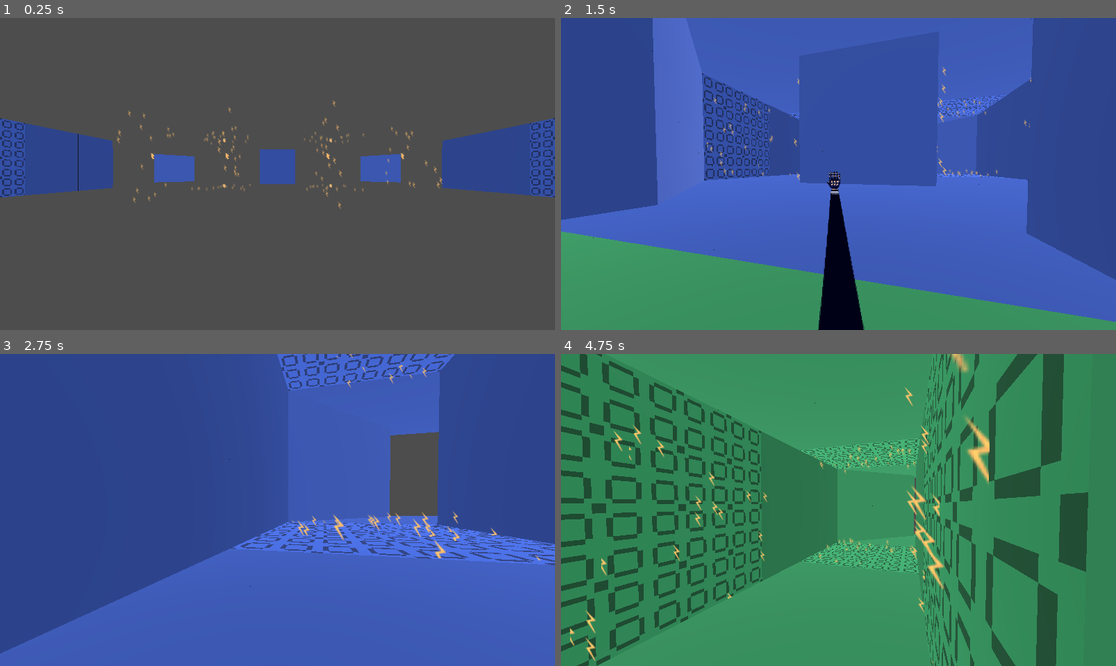
Above: before the commit, frames 1-4 (two rows, left to right).
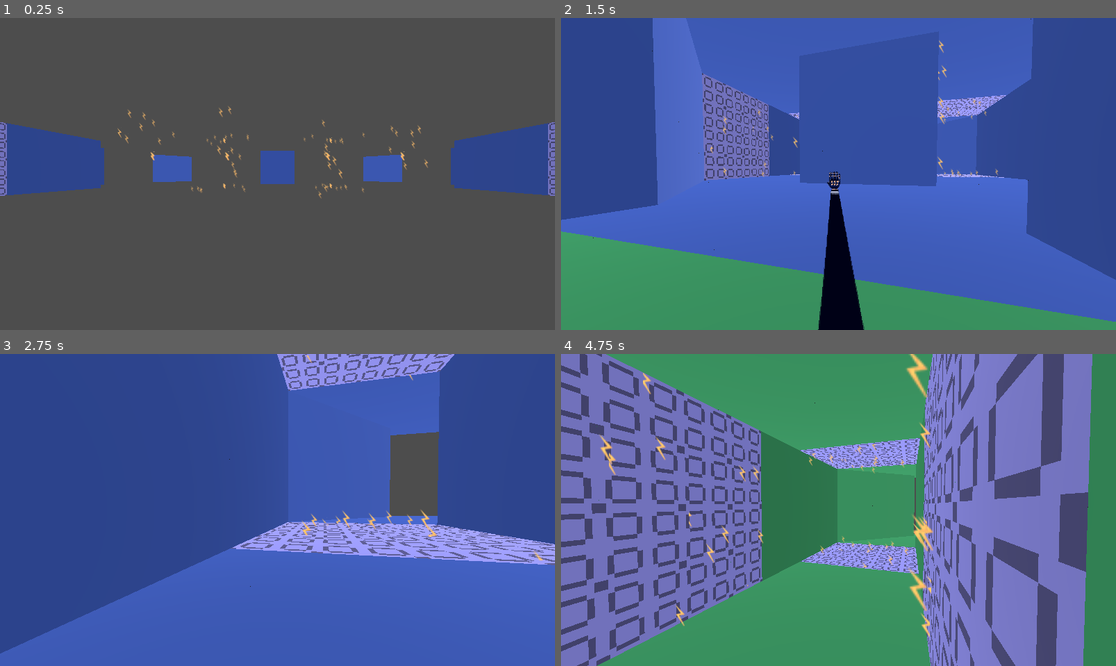
Above: after the commit, the same moments.

Repository: maeve-0/ScoreSpaceJam_08_24
Game: Godot game, scene res://assets/scenes/main_scene.tscn
Same seed, same stepped clock (60 frames per second), same inputs: the game is played once before the commit and once after it.
Inputs (mouse positions are in pixels of both pictures, inside the frame that each line leads up to):
- Up to frame 1 (0.25 s): no input
- Up to frame 2 (1.5 s): tap Enter (ui_accept) at 0.5, 0.77 s; move the mouse to (960, 158) at 0.52 s; hold D (right) 0.53-1.28 s; right-click (960, 158) at 0.6 s; click (960, 158) at 0.67 s; move the mouse to (810, 174) at 1.27 s; hold W (forward) from 1.28 s (still down); right-click (810, 174) at 1.35 s
- Up to frame 3 (2.75 s): keep holding W (forward); tap Enter (ui_accept) at 1.52 s; move the mouse to (288, 503) at 2.02 s; right-click (288, 503) at 2.1 s
- Up to frame 4 (4.75 s): keep holding W (forward); move the mouse to (832, 516) at 2.77 s; right-click (832, 516) at 2.85 s; tap Enter (ui_accept) at 3.02, 3.77, 4.52 s; move the mouse to (877, 513) at 3.52 s; right-click (877, 513) at 3.6 s; move the mouse to (794, 506) at 4.27 s; right-click (794, 506) at 4.35 s

The runs differ from the first frame. In frame 1, 3.8% of the frame differs, in the area x 0-100%, y 26-62%; in frame 2, 4.2%; in frame 3, 7.9%; in frame 4, 61%, in the area x 0-96%, y 0-100%.

Commit message:
Add world frying effect

Diff:
--- /dev/null
+++ b/assets/materials/start_segment.tres
@@ -0,0 +1,78 @@
+[gd_resource type="ShaderMaterial" load_steps=3 format=3 uid="uid://cnpxysamd43ef"]
+
+[ext_resource type="Texture2D" uid="uid://cx6cbqk4xxsda" path="res://assets/textures/test_tileset.png" id="1_i2pod"]
+
+[sub_resource type="Shader" id="Shader_31xee"]
+code = "// NOTE: Shader automatically converted from Godot Engine 4.3.stable's StandardMaterial3D.
+
+shader_type spatial;
+render_mode blend_mix, depth_draw_opaque, cull_back, diffuse_burley, specular_schlick_ggx;
+
+uniform vec4 albedo : source_color;
+uniform sampler2D texture_albedo : source_color, filter_nearest, repeat_enable;
+uniform float grow : hint_range(-16.0, 16.0, 0.001);
+uniform float point_size : hint_range(0.1, 128.0, 0.1);
+
+uniform float roughness : hint_range(0.0, 1.0);
+uniform sampler2D texture_metallic : hint_default_white, filter_nearest, repeat_enable;
+uniform vec4 metallic_texture_channel;
+uniform sampler2D texture_roughness : hint_roughness_r, filter_nearest, repeat_enable;
+
+uniform float specular : hint_range(0.0, 1.0, 0.01);
+uniform float metallic : hint_range(0.0, 1.0, 0.01);
+
+uniform vec3 uv1_scale;
+uniform vec3 uv1_offset;
+uniform vec3 uv2_scale;
+uniform vec3 uv2_offset;
+
+uniform float player_z;
+
+void vertex() {
+	UV = UV * uv1_scale.xy + uv1_offset.xy;
+
+	// Grow: Enabled
+	VERTEX += NORMAL * grow;
+	if (player_z < VERTEX.z - 5.0) {
+		float vertex_added = VERTEX.x + VERTEX.y + VERTEX.z;
+		VERTEX += normalize(vec3(sin(TIME * 30.0 + vertex_added), cos(TIME * 11.0 + vertex_added), tan(TIME * 50.0 + vertex_added))) * 0.2;
+	}
+}
+
+void fragment() {
+	vec2 base_uv = UV;
+
+	vec4 albedo_tex = texture(texture_albedo, base_uv);
+	if (UV.x > 0.25) {
+		ALBEDO = vec3(0.6, 0.6, 1.0) * albedo_tex.rgb;
+	}
+	else {
+		ALBEDO = albedo.rgb * albedo_tex.rgb;
+	}
+
+	float metallic_tex = dot(texture(texture_metallic, base_uv), metallic_texture_channel);
+	METALLIC = metallic_tex * metallic;
+	SPECULAR = specular;
+
+	vec4 roughness_texture_channel = vec4(1.0, 0.0, 0.0, 0.0);
+	float roughness_tex = dot(texture(texture_roughness, base_uv), roughness_texture_channel);
+	ROUGHNESS = roughness_tex * roughness;
+}
+"
+
+[resource]
+render_priority = 0
+shader = SubResource("Shader_31xee")
+shader_parameter/albedo = Color(1, 1, 1, 1)
+shader_parameter/grow = 0.0
+shader_parameter/point_size = 1.0
+shader_parameter/roughness = 1.0
+shader_parameter/metallic_texture_channel = null
+shader_parameter/specular = 0.5
+shader_parameter/metallic = 0.0
+shader_parameter/uv1_scale = Vector3(1, 1, 1)
+shader_parameter/uv1_offset = Vector3(0, 0, 0)
+shader_parameter/uv2_scale = Vector3(1, 1, 1)
+shader_parameter/uv2_offset = Vector3(0, 0, 0)
+shader_parameter/player_z = null
+shader_parameter/texture_albedo = ExtResource("1_i2pod")
--- a/assets/scenes/grabbable.tscn
+++ b/assets/scenes/grabbable.tscn
@@ -15,7 +15,7 @@
 
 [sub_resource type="QuadMesh" id="QuadMesh_ydrnc"]
 material = SubResource("StandardMaterial3D_aponm")
-size = Vector2(0.3, 0.3)
+size = Vector2(0.4, 0.4)
 
 [node name="grabbable" type="Area3D"]
 script = ExtResource("1_u1efb")
--- a/assets/scenes/segments/segment_1.tscn
+++ b/assets/scenes/segments/segment_1.tscn
@@ -1,14 +1,9 @@
-[gd_scene load_steps=7 format=3 uid="uid://dbyb1mj8m4vnq"]
+[gd_scene load_steps=6 format=3 uid="uid://dbyb1mj8m4vnq"]
 
 [ext_resource type="ArrayMesh" uid="uid://b1knnhnc8folm" path="res://assets/meshes/segments/segment1.obj" id="1_ct1je"]
 [ext_resource type="Script" path="res://assets/scripts/segment.gd" id="1_ewn5i"]
-[ext_resource type="Texture2D" uid="uid://cx6cbqk4xxsda" path="res://assets/textures/test_tileset.png" id="2_co6ji"]
+[ext_resource type="Material" uid="uid://cnpxysamd43ef" path="res://assets/materials/start_segment.tres" id="3_7i06c"]
 [ext_resource type="PackedScene" uid="uid://dqn3myqa5vobc" path="res://assets/scenes/grabbable.tscn" id="3_30uyn"]
-
-[sub_resource type="StandardMaterial3D" id="StandardMaterial3D_6cyti"]
-albedo_texture = ExtResource("2_co6ji")
-texture_filter = 0
-grow = true
 
 [sub_resource type="ConcavePolygonShape3D" id="ConcavePolygonShape3D_wq0jj"]
 data = PackedVector3Array(1, 0, -1.0001, 0, 0, 0, 0, 0, -1.0001, 1, 0, 0, 0, 0, 0, 1, 0, -1.0001, 1.9999, 0, -1.0001, 1 …(50360 unchanged characters)…
@@ -18,7 +13,7 @@
 
 [node name="mesh_instance" type="MeshInstance3D" parent="."]
 mesh = ExtResource("1_ct1je")
-surface_material_override/0 = SubResource("StandardMaterial3D_6cyti")
+surface_material_override/0 = ExtResource("3_7i06c")
 
 [node name="collision_shape" type="CollisionShape3D" parent="."]
 shape = SubResource("ConcavePolygonShape3D_wq0jj")
--- a/assets/scenes/segments/start_segment.tscn
+++ b/assets/scenes/segments/start_segment.tscn
@@ -1,14 +1,9 @@
-[gd_scene load_steps=7 format=3 uid="uid://sgoqupvnmjat"]
+[gd_scene load_steps=6 format=3 uid="uid://sgoqupvnmjat"]
 
 [ext_resource type="Script" path="res://assets/scripts/segment.gd" id="1_3o8wd"]
 [ext_resource type="ArrayMesh" uid="uid://lrka8jonuvin" path="res://assets/meshes/segments/start_segment.obj" id="1_vr06o"]
-[ext_resource type="Texture2D" uid="uid://cx6cbqk4xxsda" path="res://assets/textures/test_tileset.png" id="2_kc051"]
+[ext_resource type="Material" uid="uid://cnpxysamd43ef" path="res://assets/materials/start_segment.tres" id="3_1t3cd"]
 [ext_resource type="PackedScene" uid="uid://dqn3myqa5vobc" path="res://assets/scenes/grabbable.tscn" id="3_krg5y"]
-
-[sub_resource type="StandardMaterial3D" id="StandardMaterial3D_a3pqi"]
-albedo_texture = ExtResource("2_kc051")
-texture_filter = 0
-grow = true
 
 [sub_resource type="ConcavePolygonShape3D" id="ConcavePolygonShape3D_rj5fn"]
 data = PackedVector3Array(0, 2, -3, 0, 1, -2, 0, 2, -2, 0, 1, -3, 0, 1, -2, 0, 2, -3, 3, 4, -1, 2, 4, -2, 2, 4, -1, 3,  …(4562 unchanged characters)…
@@ -18,7 +13,7 @@
 
 [node name="mesh_instance" type="MeshInstance3D" parent="."]
 mesh = ExtResource("1_vr06o")
-surface_material_override/0 = SubResource("StandardMaterial3D_a3pqi")
+surface_material_override/0 = ExtResource("3_1t3cd")
 
 [node name="collision_shape" type="CollisionShape3D" parent="."]
 shape = SubResource("ConcavePolygonShape3D_rj5fn")
--- a/assets/scripts/grabable.gd
+++ b/assets/scripts/grabable.gd
@@ -16,4 +16,4 @@
 	collision_shape.shape = collision_shape.shape.duplicate()
 	(collision_shape.shape as BoxShape3D).size = Vector3(size.x, 0.2, size.y)
 	particle_emitter.emission_box_extents = Vector3(size.x, 0.0, size.y) / 2.0
-	particle_emitter.amount = size.x * size.y * 2
+	particle_emitter.amount = size.x * size.y
--- a/assets/scripts/level_generator.gd
+++ b/assets/scripts/level_generator.gd
@@ -26,6 +26,7 @@
 	var next_instance = segments[randi() % len(segments)].instantiate()
 	get_node('..').add_child(next_instance)
 	next_instance.global_position = next_position.global_position
+	next_instance.player = player
 	last_segment = next_instance
 
 
--- a/assets/scripts/segment.gd
+++ b/assets/scripts/segment.gd
@@ -2,9 +2,12 @@
 
 
 var appearance_speed = 60.0
-var material: StandardMaterial3D
+var material: ShaderMaterial
+var player: Player
 
 @export var life_time := 4.0
+
+var grow_amount := 0.0
 
 
 const colors = [
@@ -17,16 +20,19 @@
 func _ready():
 	material = (get_node('mesh_instance') as MeshInstance3D).get_surface_override_material(0).duplicate()
 	(get_node('mesh_instance') as MeshInstance3D).set_surface_override_material(0, material)
-	material.grow_amount = -30.0
-	material.albedo_color = colors[randi() % len(colors)]
+	grow_amount = -30.0
+	material.set_shader_parameter('albedo', colors[randi() % len(colors)])
 
 
 func _physics_process(delta: float) -> void:
 	life_time -= delta
+	material.set_shader_parameter('grow', grow_amount)
+	if player:
+		material.set_shader_parameter('player_z', player.global_position.z - global_position.z)
 	if life_time <= 0.0:
-		material.grow_amount -= delta * appearance_speed
+		grow_amount -= delta * appearance_speed
 		get_node('collision_shape').disabled = true
 		if life_time <= -3.0:
 			queue_free()
 		return
-	material.grow_amount = minf(material.grow_amount + delta * appearance_speed, 0.0)
+	grow_amount = minf(grow_amount + delta * appearance_speed, 0.0)
Not shown, changed: assets/meshes/segments/segment1.obj
